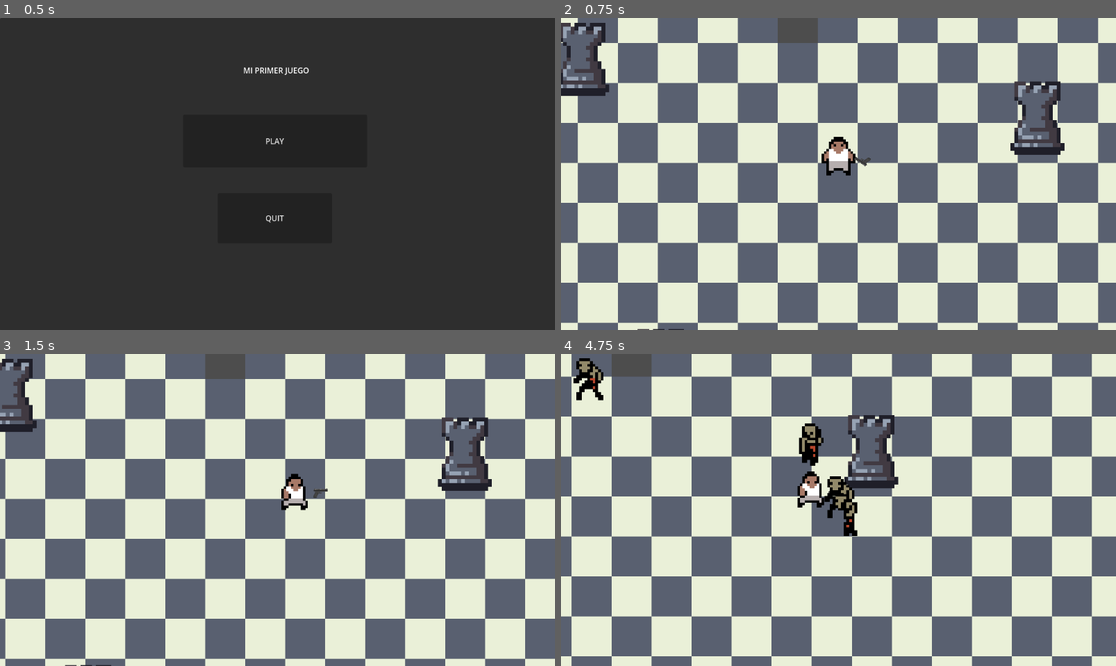
Above: before the commit, frames 1-4 (two rows, left to right).
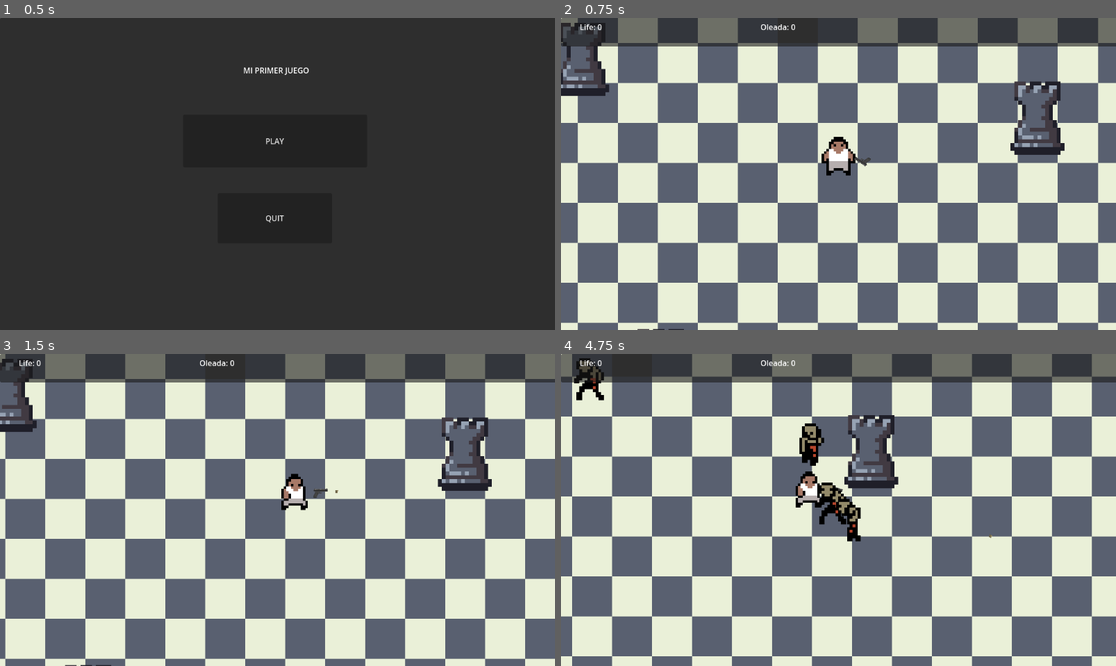
Above: after the commit, the same moments.

Repository: agustinpoza/CursoGodot
Game: Godot game, scene res://Scenes/MainMenu.tscn
Same seed, same stepped clock (60 frames per second), same inputs: the game is played once before the commit and once after it. The project has no main scene, so this scene is started directly.
Inputs (mouse positions are in pixels of both pictures, inside the frame that each line leads up to):
- Up to frame 1 (0.5 s): no input
- Up to frame 2 (0.75 s): click "PLAY" at 0.5 s
- Up to frame 3 (1.5 s): tap Enter at 1.25 s; move the mouse to (399, 494) at 1.27 s; hold Right (ui_right) from 1.28 s (still down); click (399, 494) at 1.35 s
- Up to frame 4 (4.75 s): move the mouse to (727, 525) at 2.02 s; release Right (ui_right) at 2.03 s; hold Down (ui_down) 2.03-2.78 s; click (727, 525) at 2.1 s; move the mouse to (894, 441) at 2.77 s; hold Right (ui_right) 2.78-3.53 s; click (894, 441) at 2.85 s; move the mouse to (810, 572) at 3.52 s; hold Up (ui_up) 3.53-4.28 s; click (810, 572) at 3.6 s; move the mouse to (1005, 556) at 4.27 s; hold Left (ui_left) from 4.28 s (still down); click (1005, 556) at 4.35 s

Frame 1 is identical in both runs. In frame 2, 8.9% of the frame differs, in the area x 0-100%, y 0-10%; in frame 3, 8.9%; in frame 4, 11%, in the area x 0-100%, y 0-100%.
Error before the commit: Invalid assignment of property or key 'flip_v' with value of type 'bool' on a base object of type 'null instance'. (res://Scripts/glock.gd:13)

Commit message:
a

Diff:
--- /dev/null
+++ b/HUD.gd
@@ -0,0 +1,12 @@
+extends CanvasLayer
+
+func _ready() -> void:
+	updateLifeLabel()
+	updateWaveLabel()
+	Global.player_damaged.connect(updateLifeLabel)
+
+func updateLifeLabel():
+	$Panel/LifeLabel.text = "Life: "+ str(Global.playerLife)
+
+func updateWaveLabel():
+	$Panel/WaveLabel.text = "Oleada: "+ str(Global.oleada)
--- a/Scenes/Enemy.tscn
+++ b/Scenes/Enemy.tscn
@@ -72,3 +72,8 @@
 animation = &"h_walk"
 frame = 1
 frame_progress = 0.644053
+
+[node name="NavigationAgent2D" type="NavigationAgent2D" parent="."]
+avoidance_enabled = true
+debug_enabled = true
+debug_path_custom_color = Color(1, 0, 0, 1)
--- /dev/null
+++ b/Scenes/HUD.tscn
@@ -0,0 +1,24 @@
+[gd_scene load_steps=2 format=3 uid="uid://blexn0o0uoohg"]
+
+[ext_resource type="Script" uid="uid://by2qym65827xc" path="res://HUD.gd" id="1_sd512"]
+
+[node name="CanvasLayer" type="CanvasLayer"]
+script = ExtResource("1_sd512")
+
+[node name="Panel" type="Panel" parent="."]
+offset_right = 1161.0
+offset_bottom = 59.0
+
+[node name="LifeLabel" type="Label" parent="Panel"]
+layout_mode = 0
+offset_left = 39.0
+offset_top = 7.0
+offset_right = 156.0
+offset_bottom = 52.0
+
+[node name="WaveLabel" type="Label" parent="Panel"]
+layout_mode = 0
+offset_left = 414.0
+offset_top = 7.0
+offset_right = 584.0
+offset_bottom = 54.0
--- a/Scenes/Player.tscn
+++ b/Scenes/Player.tscn
@@ -57,6 +57,9 @@
 "speed": 5.0
 }]
 
+[sub_resource type="RectangleShape2D" id="RectangleShape2D_megsn"]
+size = Vector2(55, 23)
+
 [node name="Player" type="CharacterBody2D"]
 script = ExtResource("1_kpjcp")
 
@@ -76,3 +79,13 @@
 scale = Vector2(5, 5)
 sprite_frames = SubResource("SpriteFrames_arntx")
 animation = &"h_walk"
+
+[node name="HurtBox" type="Area2D" parent="."]
+
+[node name="CollisionShape2D" type="CollisionShape2D" parent="HurtBox"]
+position = Vector2(-1, -20)
+shape = SubResource("RectangleShape2D_megsn")
+debug_color = Color(1, 0.00647609, 0.0545903, 0.42)
+
+[connection signal="body_entered" from="HurtBox" to="." method="_on_hurt_box_body_entered"]
+[connection signal="body_exited" from="HurtBox" to="." method="_on_hurt_box_body_exited"]
--- a/Scenes/World.tscn
+++ b/Scenes/World.tscn
@@ -1,9 +1,10 @@
-[gd_scene load_steps=7 format=4 uid="uid://17exhdfrvgih"]
+[gd_scene load_steps=9 format=4 uid="uid://17exhdfrvgih"]
 
 [ext_resource type="PackedScene" uid="uid://dei3ep6yij4xo" path="res://Scenes/Player.tscn" id="1_c6gwx"]
 [ext_resource type="Script" uid="uid://cpcdahqeatheu" path="res://Scripts/world.gd" id="1_gjpho"]
 [ext_resource type="Texture2D" uid="uid://cw3op038x6bjw" path="res://Assets/pixel chess/extras/board1.png" id="2_2dftf"]
 [ext_resource type="PackedScene" uid="uid://bd7f4mbpf35f2" path="res://Scenes/Rook.tscn" id="3_bcbcq"]
+[ext_resource type="PackedScene" uid="uid://blexn0o0uoohg" path="res://Scenes/HUD.tscn" id="5_p70al"]
 
 [sub_resource type="TileSetAtlasSource" id="TileSetAtlasSource_bcbcq"]
 texture = ExtResource("2_2dftf")
@@ -75,6 +76,11 @@
 [sub_resource type="TileSet" id="TileSet_js7pq"]
 sources/0 = SubResource("TileSetAtlasSource_bcbcq")
 
+[sub_resource type="NavigationPolygon" id="NavigationPolygon_p70al"]
+vertices = PackedVector2Array(1710.91, 1652.86, -268.289, 1626.12, -320.68, -54.25, 1697.08, -104.742)
+polygons = Array[PackedInt32Array]([PackedInt32Array(0, 1, 2, 3)])
+outlines = Array[PackedVector2Array]([PackedVector2Array(-331, -64, 1707, -115, 1721, 1663, -278, 1636)])
+
 [node name="Game" type="Node2D"]
 y_sort_enabled = true
 position = Vector2(1, 1)
@@ -85,6 +91,8 @@
 scale = Vector2(5.19, 5.19)
 tile_map_data = PackedByteArray("AADr/8b/AAAAAAAAAADr/8f/AAAAAAEAAADs/8b/AAABAAAAAADs/8f/AAABAAEAAADr/8j/AAAAAAAAAADr/8 …(179616 unchanged characters)…
 tile_set = SubResource("TileSet_js7pq")
+
+[node name="HUD" parent="." instance=ExtResource("5_p70al")]
 
 [node name="Player" parent="." instance=ExtResource("1_c6gwx")]
 y_sort_enabled = true
@@ -116,3 +124,8 @@
 
 [node name="Enemies" type="Node2D" parent="."]
 y_sort_enabled = true
+
+[node name="NavigationRegion2D" type="NavigationRegion2D" parent="."]
+navigation_polygon = SubResource("NavigationPolygon_p70al")
+
+[connection signal="game_over" from="Player" to="." method="_on_player_game_over"]
--- /dev/null
+++ b/Scenes/game_over_menu.tscn
@@ -0,0 +1,42 @@
+[gd_scene load_steps=2 format=3 uid="uid://bjw1xyjmbubrs"]
+
+[ext_resource type="Script" uid="uid://cdm7o1dtw5r12" path="res://Scripts/game_over_menu.gd" id="1_arass"]
+
+[node name="GameOverMenu" type="Control"]
+layout_mode = 3
+anchors_preset = 15
+anchor_right = 1.0
+anchor_bottom = 1.0
+grow_horizontal = 2
+grow_vertical = 2
+script = ExtResource("1_arass")
+
+[node name="Panel" type="Panel" parent="."]
+layout_mode = 0
+offset_right = 1231.0
+offset_bottom = 717.0
+
+[node name="Label" type="Label" parent="Panel"]
+layout_mode = 0
+offset_left = 530.0
+offset_top = 140.0
+offset_right = 637.0
+offset_bottom = 166.0
+text = "GAME OVER"
+
+[node name="Oleadas" type="Label" parent="Panel"]
+layout_mode = 0
+offset_left = 466.0
+offset_top = 186.0
+offset_right = 711.0
+offset_bottom = 230.0
+
+[node name="Reintentar" type="Button" parent="Panel"]
+layout_mode = 0
+offset_left = 482.0
+offset_top = 400.0
+offset_right = 686.0
+offset_bottom = 463.0
+text = "REINTENTAR"
+
+[connection signal="pressed" from="Panel/Reintentar" to="." method="_on_reintentar_pressed"]
--- a/Scripts/enemy.gd
+++ b/Scripts/enemy.gd
@@ -3,16 +3,17 @@
 @onready var speed = 300
 @onready var lives = 5
 @onready var animation_player = $AnimatedSprite2D
+@onready var nav_agent = $NavigationAgent2D
 var target
 signal enemigo_muerto
 
 func _physics_process(delta: float) -> void:
 	if target:
+		var next_pos = nav_agent.get_next_path_position()
 		var direction = (target.global_position - global_position).normalized()
 		velocity = direction * speed
 		animation(direction)
 		move_and_slide()
-
 
 
 func animation(dir: Vector2):
@@ -32,14 +33,14 @@
 	if max_dot == right_dot:
 		animation_player.play("h_walk")
 	if max_dot == left_dot:
-		animation_player.flip_h #chequear
 		animation_player.play("h_walk")
 
 
 func get_damage():
+	print(lives)
 	lives -= 1
 	if lives <= 0:
 		enemigo_muerto.emit()
-		animation_player.play("dead")
-		await animation_player.animation_finished
+		#animation_player.play("dead")
+		#await animation_player.animation_finished
 		queue_free()
--- /dev/null
+++ b/Scripts/game_over_menu.gd
@@ -0,0 +1,8 @@
+extends Control
+
+func _ready() -> void:
+	$Panel/Oleadas.text = "Superaste "+str(Global.oleada)+" oleadas"
+
+func _on_reintentar_pressed() -> void:
+	get_tree().change_scene_to_file("res://Scenes/World.tscn")
+	Global.reset_data()
--- a/Scripts/glock.gd
+++ b/Scripts/glock.gd
@@ -1,6 +1,6 @@
 extends Node2D
 
-@onready var sight = $Glock/Glock/Sight
+@onready var sight = $Glock/AnimatedSprite2D/Sight
 var dir
 @onready var timer = $Timer
 var can_shoot = true
@@ -9,11 +9,6 @@
 	var target_pos = get_global_mouse_position()
 	dir = (target_pos - global_position).normalized()
 	look_at(target_pos)
-	if dir.x < 0:
-		$Glock/Glock.flip_v = true
-		# Chequear rotacion
-	else:
-		$Glock/Glock.flip_v = false
 
 func start_cooldown():
 	timer.start()
--- a/Scripts/player.gd
+++ b/Scripts/player.gd
@@ -2,12 +2,23 @@
 @export var speed = 300
 @onready var animation_player = $AnimatedSprite2D
 @onready var gun = $Glock
+@export var damage = 1
+@export var life = 10
+var enemies_in_hurtbox = []
+signal game_over
+
+func _ready() -> void:
+	Global.update_player_life(life)
 
 func _physics_process(delta: float) -> void:
-
+	Global.playerLife = life
 	var direction = Input.get_vector("ui_left", "ui_right", "ui_up", "ui_down")
 	velocity = direction*speed
 	animation(direction)
+	if Input.is_action_just_pressed("shoot"):
+		shoot()
+	if not enemies_in_hurtbox.is_empty():
+		recibir_daño()
 	move_and_slide()
 
 
@@ -22,7 +33,6 @@
 	if dir == Vector2.RIGHT:
 		animation_player.play("h_walk")
 	if dir == Vector2.LEFT:
-		animation_player.flip_h #chequear
 		animation_player.play("h_walk")
 
 func shoot():
@@ -34,6 +44,12 @@
 		bullet.look_at(get_global_mouse_position())
 		get_parent().add_child(bullet)
 
+func recibir_daño():
+	Global.update_player_life(life)
+	life -= enemies_in_hurtbox.size()*damage
+	if life <= 0:
+		game_over.emit()
+
 func moving_shoot():
 	const projectile = preload("res://Scenes/bullet.tscn")
 	var bullet = projectile.instantiate()
@@ -43,3 +59,14 @@
 	var final_vector = original_vector * random_offset
 	bullet.look_at(final_vector)
 	get_parent().add_child(bullet)
+
+
+
+
+func _on_hurt_box_body_entered(body: Node2D) -> void:
+	if body.is_in_group("enemy"):
+		enemies_in_hurtbox.append(body)
+
+
+func _on_hurt_box_body_exited(body: Node2D) -> void:
+	enemies_in_hurtbox.erase(body)
--- a/Scripts/proyectil.gd
+++ b/Scripts/proyectil.gd
@@ -15,5 +15,6 @@
 
 func _on_body_entered(body: Node2D) -> void:
 	if(body.is_in_group("enemy")):
+		print("enemigo recibe daño")
 		body.get_damage()
 		queue_free()
--- a/Scripts/world.gd
+++ b/Scripts/world.gd
@@ -21,9 +21,14 @@
 		var random_point = points.pick_random()
 		invocar_enemigo(random_point.global_position)
 		await get_tree().create_timer(0.5).timeout
+	Global.oleada += 1
 
 
 func check_fin_oleada():
 	await get_tree().process_frame
 	if $Enemies.get_children().is_empty():
 		spawn_enemies()
+
+
+func _on_player_game_over() -> void:
+	get_tree().change_scene_to_file("res://Scenes/game_over_menu.tscn")
--- /dev/null
+++ b/global.gd
@@ -0,0 +1,13 @@
+extends Node
+
+@onready var oleada = 0
+@export var playerLife = 10
+signal player_damaged
+
+func reset_data():
+	oleada = 0
+	playerLife = 0
+
+func update_player_life(cant):
+	playerLife -= cant
+	emit_signal("player_damaged")
--- a/project.godot
+++ b/project.godot
@@ -13,6 +13,10 @@
 config/name="CursoGodot"
 config/features=PackedStringArray("4.4", "GL Compatibility")
 config/icon="res://icon.svg"
+
+[autoload]
+
+Global="*res://global.gd"
 
 [file_customization]
 
Not shown, added: HUD.gd.uid
Not shown: 1 places in Scenes/Player.tscn that only renumber resources
Not shown, added: Scripts/game_over_menu.gd.uid
Not shown, added: global.gd.uid
